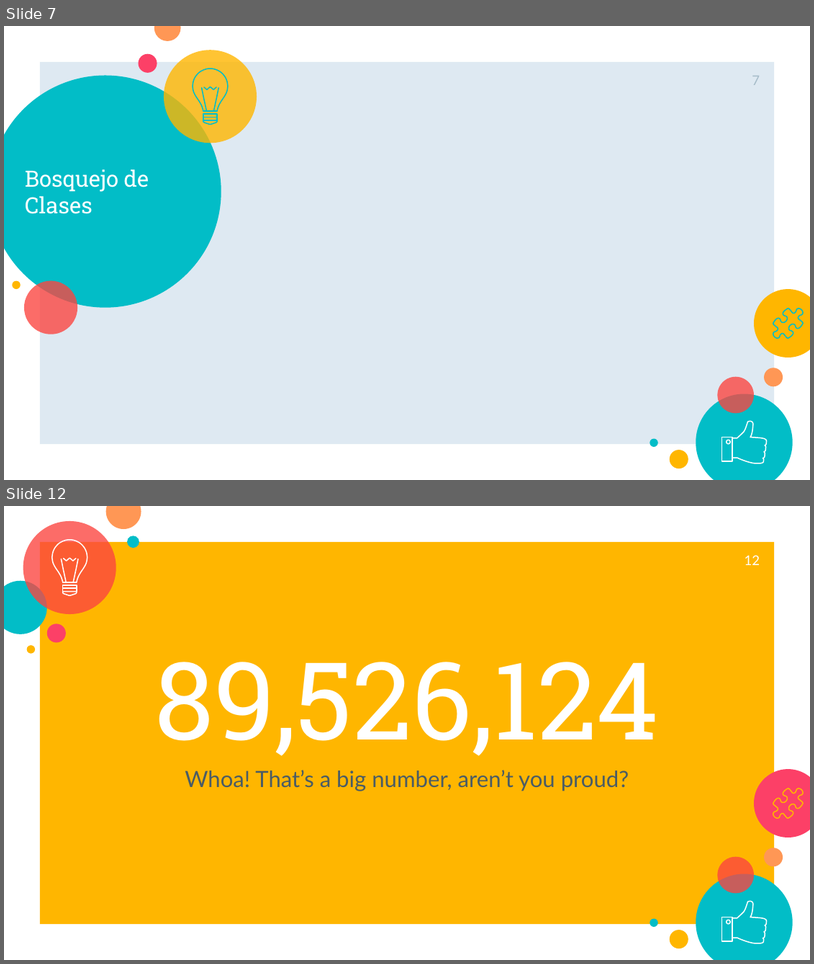
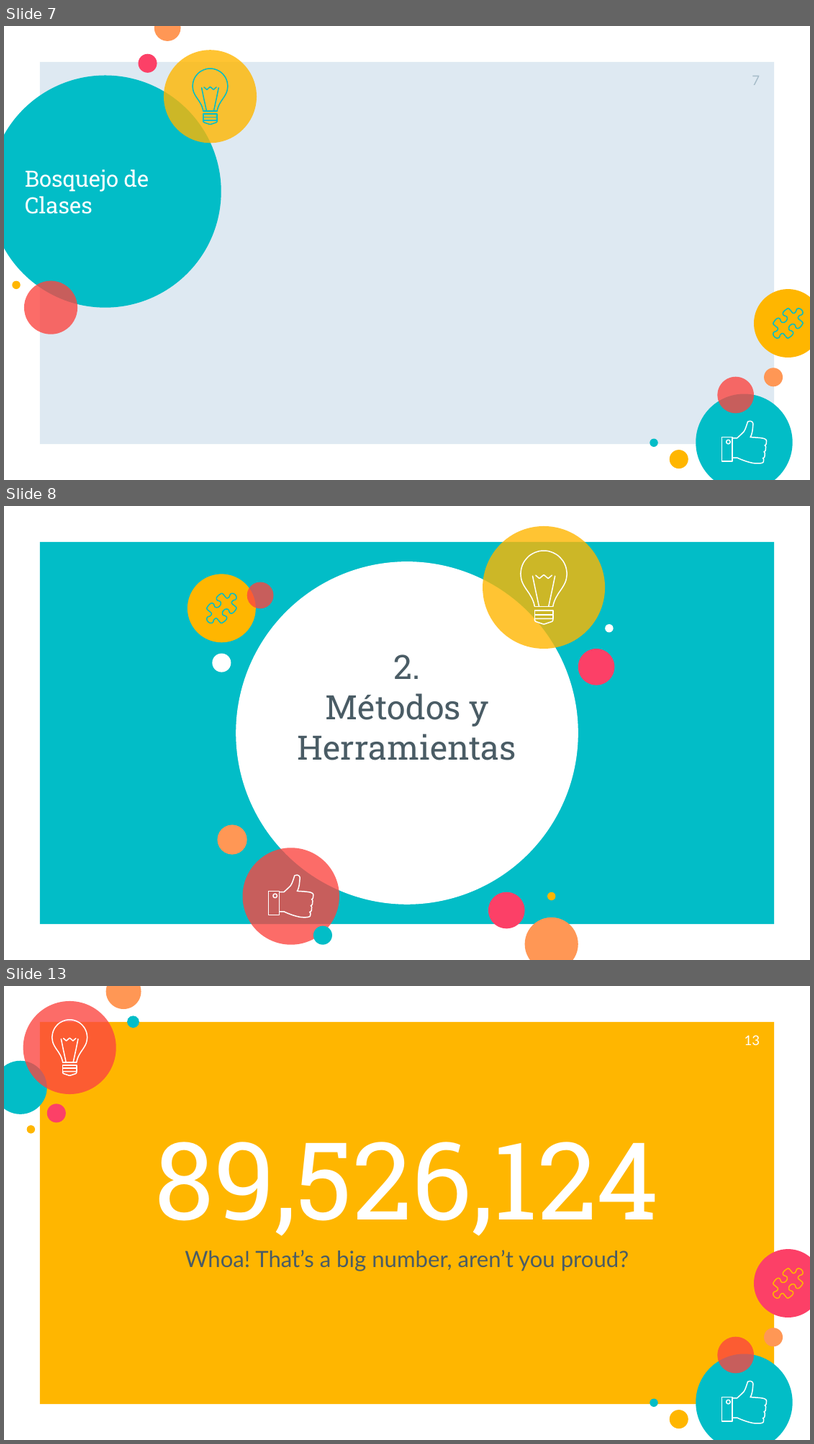
Before and after one commit to JETC-98/OOP, a slide deck: Docs/PrimeraEntrega.pptx. Shown one above the other, each under a label of ours: slides 7 and 12 before the commit, slides 7, 8 and 13 after it; the slides between them are not shown. The pictures are 814x964 and 814x1444 pixels, drawn with LibreOffice and Linux fonts; fonts in the diff are those of the drawing. Boxes give left, top, right and bottom in pixels: in the first picture for what was removed or moved away, otherwise in the second. Text is boxed around its words. In the diff, an @@ line names an element or a change of style, - is before the commit and + after.

```diff
--- a/Docs/PrimeraEntrega.pptx
+++ b/Docs/PrimeraEntrega.pptx
@@ slide 8 added at [4,506,810,960], background #FFFFFF @@
@@ ellipse added at [483,526,606,649], fill #FFB600 at 80% opacity @@
@@ rectangle added at [40,542,775,924], fill #02BDC7 @@
@@ ellipse added at [237,561,579,904], fill #FFFFFF @@
@@ ellipse added at [188,574,257,642], fill #FFB600 @@
@@ ellipse added at [247,582,274,608], fill #FC4540 at 79% opacity @@
@@ freeform shape added at [207,593,237,623], outline #02BDC7 0.96 pt @@
@@ group added at [521,551,567,625]: 8 freeform shapes @@
@@ ellipse added at [606,624,614,632], fill #FFFFFF @@
@@ ellipse added at [212,654,231,672], fill #FFFFFF @@
@@ title added at [298,654,517,760], 30 pt, text #4A5C65 @@
+2.
+Métodos y Herramientas
@@ ellipse added at [578,649,615,685], fill #FC4067 @@
@@ ellipse added at [218,824,247,854], fill #FF9755 @@
@@ ellipse added at [243,848,340,944], fill #FC4540 at 79% opacity @@
@@ freeform shape added at [268,890,279,915], outline #FFFFFF 0.96 pt @@
@@ freeform shape added at [280,875,313,916], outline #FFFFFF 0.96 pt @@
@@ ellipse added at [489,891,525,928], fill #FC4067 @@
@@ ellipse added at [548,891,556,900], fill #FFB600 @@
@@ ellipse added at [314,925,332,944], fill #02BDC7 @@
@@ ellipse added at [525,917,578,960], fill #FF9755 @@
@@ what was slide 12 is now slide 13 @@
@@ page number at [745,1035,761,1045]: text changed @@
-12
+13
```
Also in this commit, not shown: 3 slides changed, 4 other slides added, 4 slides removed.
